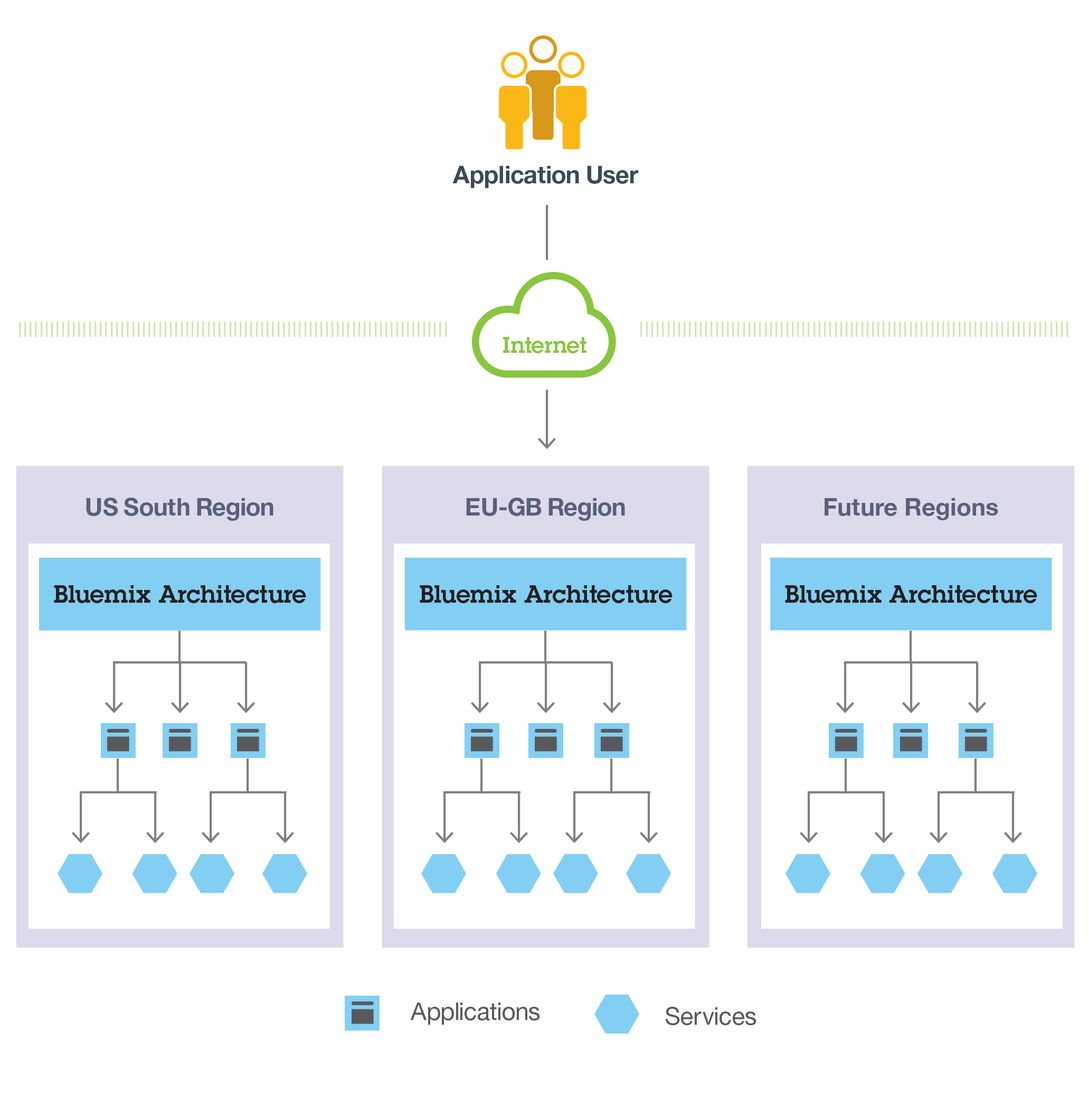
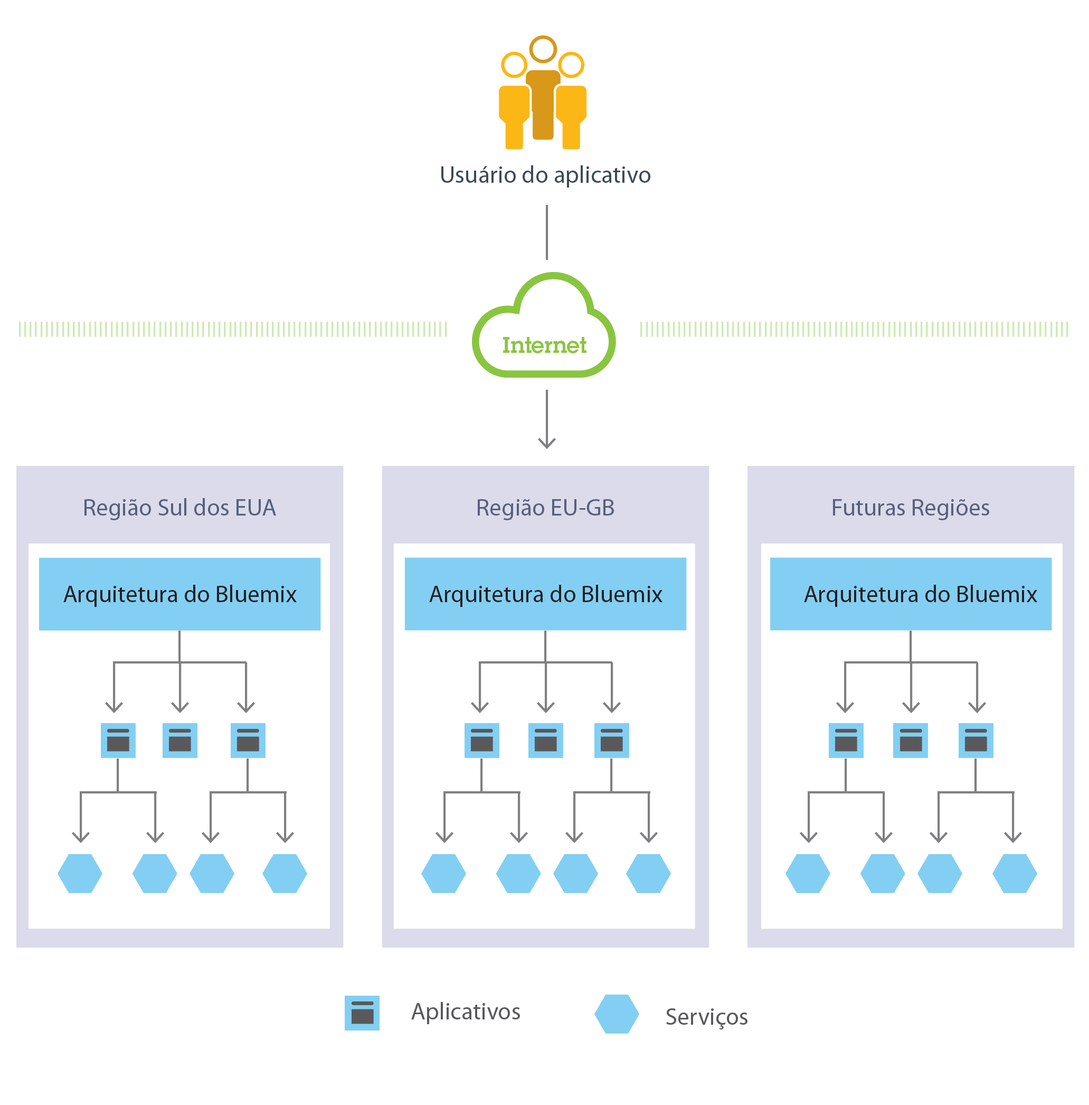
Comparing the layer stacks of the two 1089x1105 images. Changes:
painted on "Bluemix Architecture" (1st of 3, in "Layer 1" › "<Group>") over (785, 584, 1038, 607)
painted on "Future Region(s)" over (824, 497, 999, 521)
painted on "Bluemix Architecture" (2nd of 3, in "Layer 1" › "<Group>") over (419, 584, 673, 607)
painted on "EU-GB Region" over (466, 497, 626, 521)
painted on "Bluemix Architecture" (3rd of 3, in "Layer 1" › "<Group>") over (53, 584, 307, 607)
painted on "US South Region" over (84, 497, 277, 521)
painted on "Services" over (665, 1006, 757, 1030)
painted on "Applications" over (410, 1001, 541, 1025)
painted on "Application User" over (441, 165, 651, 188)
